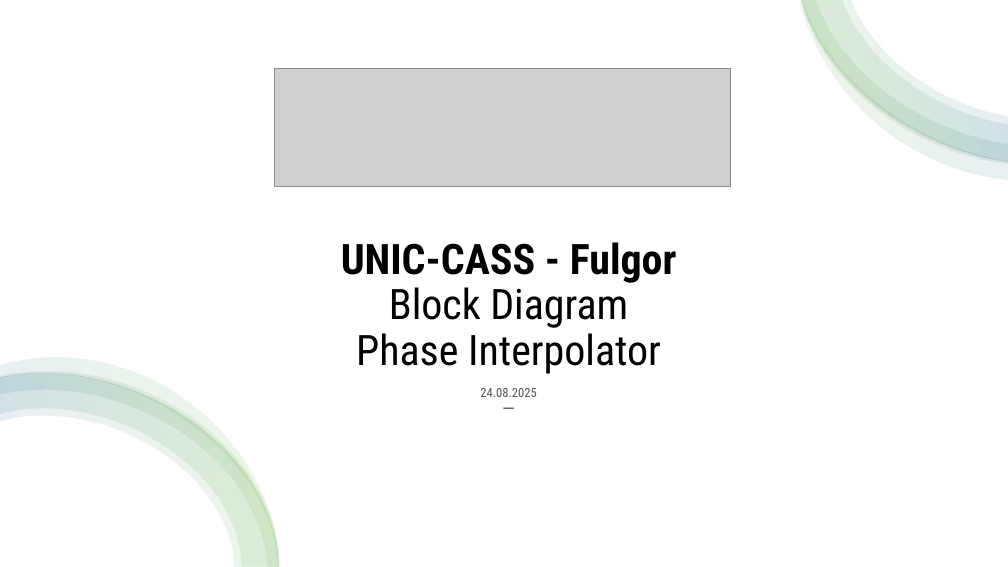
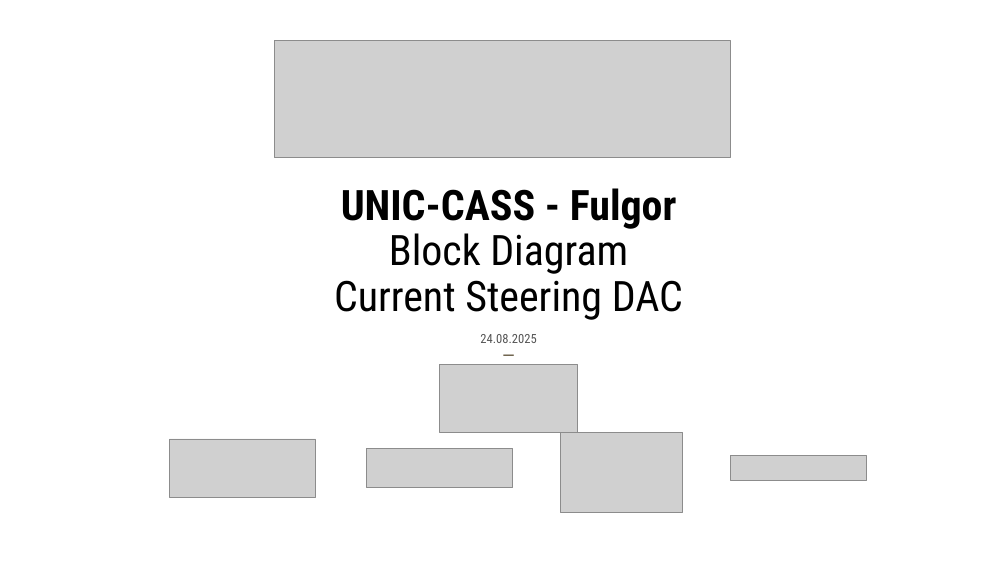
Before and after one commit to Fundacion-Fulgor/UNIC-CASS-Aug25, a slide deck: slide 1 of Diapositivas/BlockDiagram_CurrentSteeringDAC.pptx. Drawn at 1008x567 pixels with LibreOffice and Linux fonts; fonts in the diff are those of the drawing; grey boxes stand for pictures. Boxes give left, top, right and bottom in pixels: in the first picture for what was removed or moved away, otherwise in the second. Text is boxed around its words. In the diff, an @@ line names an element or a change of style, - is before the commit and + after.

```diff
--- a/Diapositivas/BlockDiagram_CurrentSteeringDAC.pptx
+++ b/Diapositivas/BlockDiagram_CurrentSteeringDAC.pptx
@@ rectangle removed at (0,0,1008,567) @@
@@ group removed at (800,0,1008,179): 4 freeform shapes @@
@@ picture: place and size @@
-picture at (274,69,730,186)
+picture at (274,41,730,158)
@@ title at (334,188,683,343): text changed @@
-UNIC-CASS - Fulgor
-Block Diagram
-Phase Interpolator
-24.08.2025
-─
+UNIC-CASS - Fulgor
+Block Diagram
+Current Steering DAC
+24.08.2025
+─
@@ group removed at (0,358,279,567): 4 freeform shapes @@
@@ picture added at (440,364,578,432) @@
@@ picture added at (169,439,315,498) @@
@@ picture added at (367,448,513,488) @@
@@ picture added at (560,432,683,512) @@
@@ picture added at (730,456,867,481) @@
```
Also in this commit, not shown: 1 other file.
